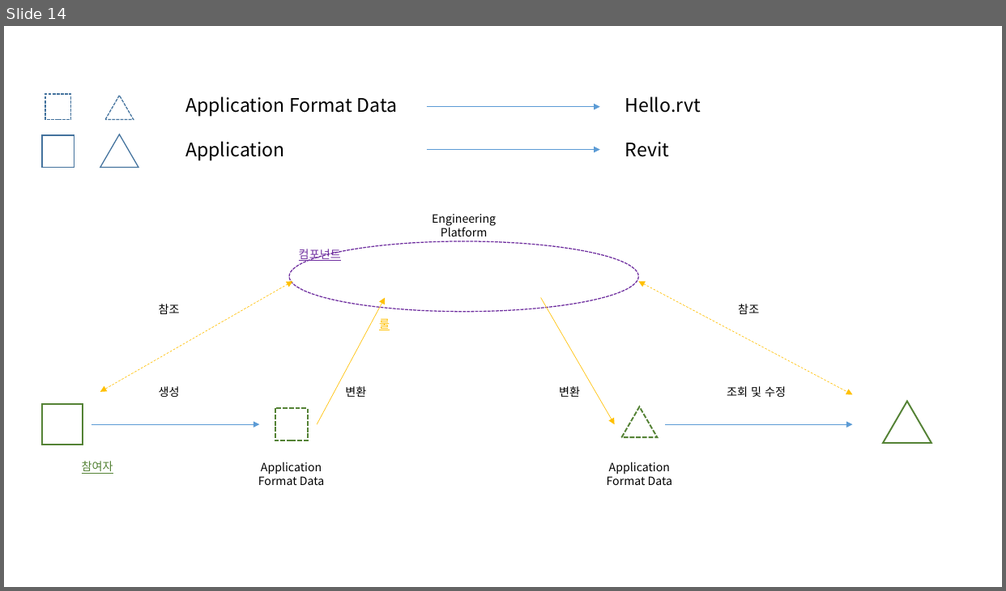
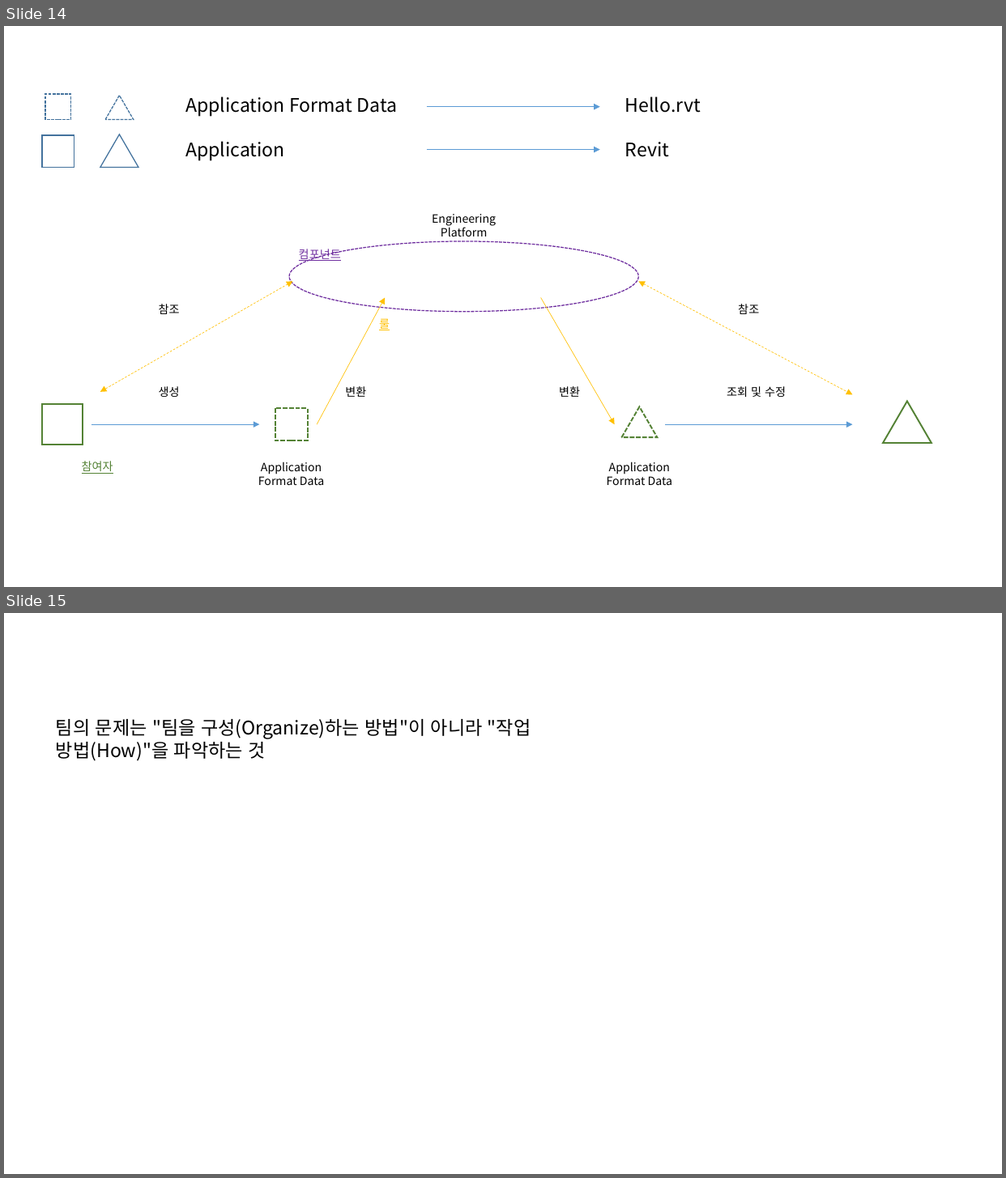
Before and after one commit to hnanmal/hnanmal_tistory, a slide deck: 20230320_플랫폼론/플랫폼론.pptx. Shown one above the other, each under a label of ours: slide 14 before the commit, slides 14 and 15 after it. The pictures are 1006x591 and 1006x1178 pixels, drawn with LibreOffice and Linux fonts; fonts in the diff are those of the drawing. Boxes give left, top, right and bottom in pixels: in the first picture for what was removed or moved away, otherwise in the second. Text is boxed around its words. In the diff, an @@ line names an element or a change of style, - is before the commit and + after.

```diff
--- a/20230320_플랫폼론/플랫폼론.pptx
+++ b/20230320_플랫폼론/플랫폼론.pptx
@@ slide 15 added at (x1=4, y1=613, x2=1002, y2=1174), background #FFFFFF @@
@@ text added at (x1=56, y1=719, x2=530, y2=761), 18 pt, text #000000 @@
+팀의 문제는 "팀을 구성(Organize)하는 방법"이 아니라 "작업 방법(How)"을 파악하는 것
```
Also in this commit, not shown: 1 other slide added, 2 slides removed, 1 other file.
